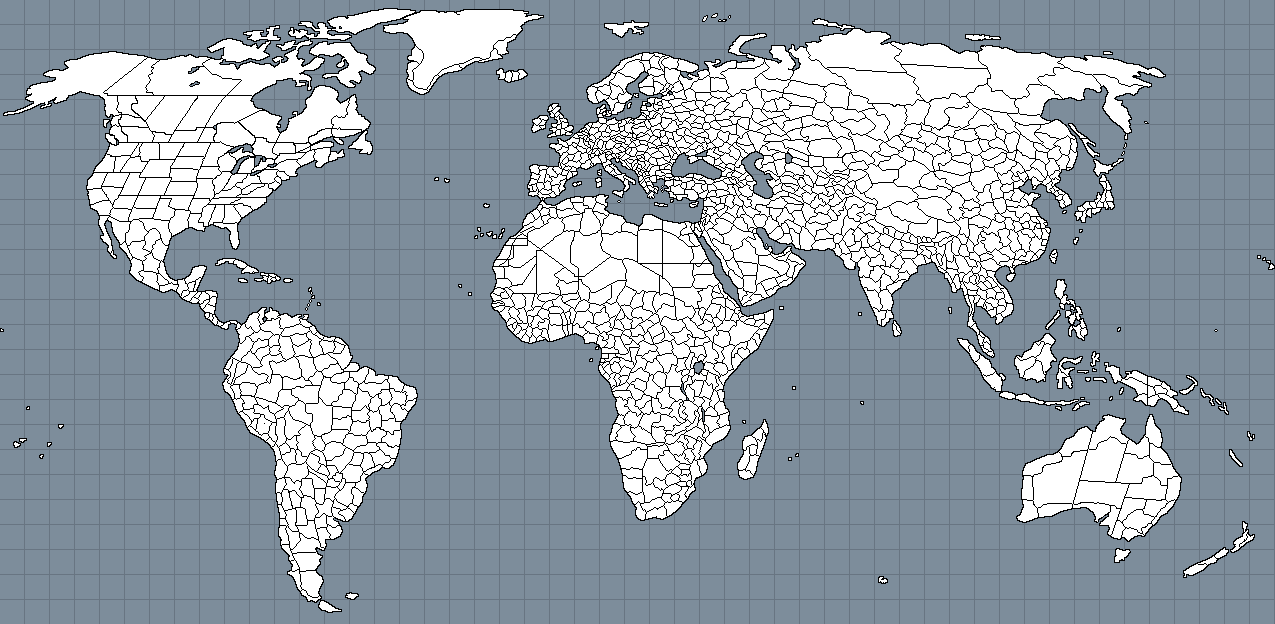
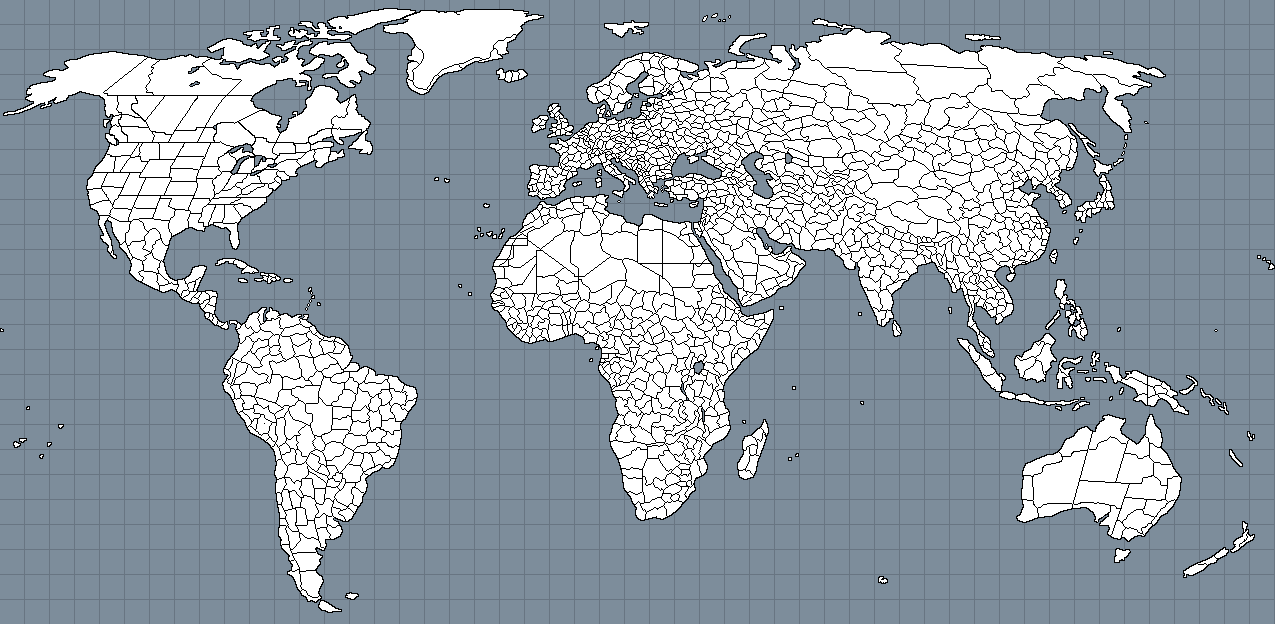
Layer changes from the first 1275×624 image to the second:
painted on "Background" over <box>223,19,1130,339</box>
